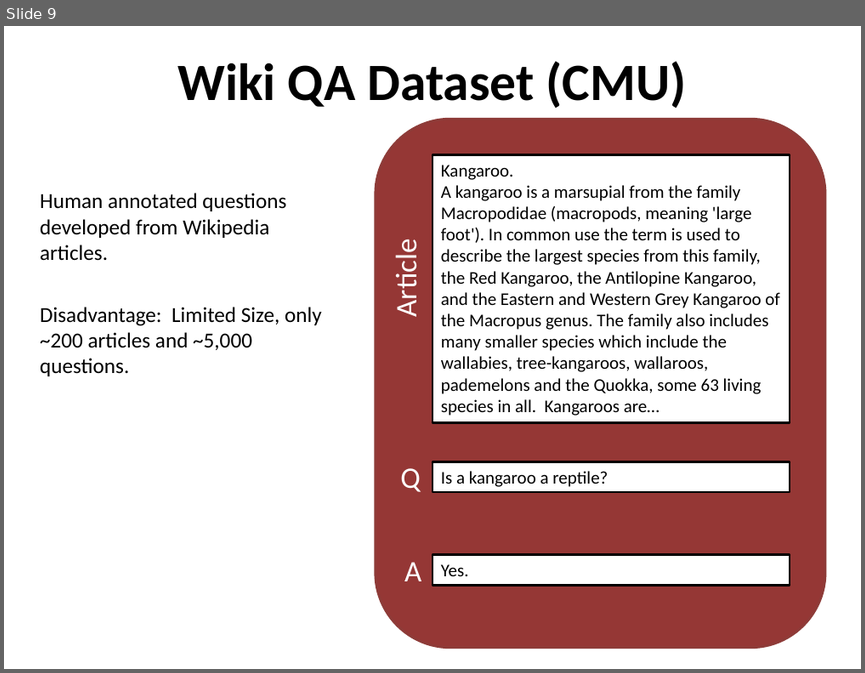
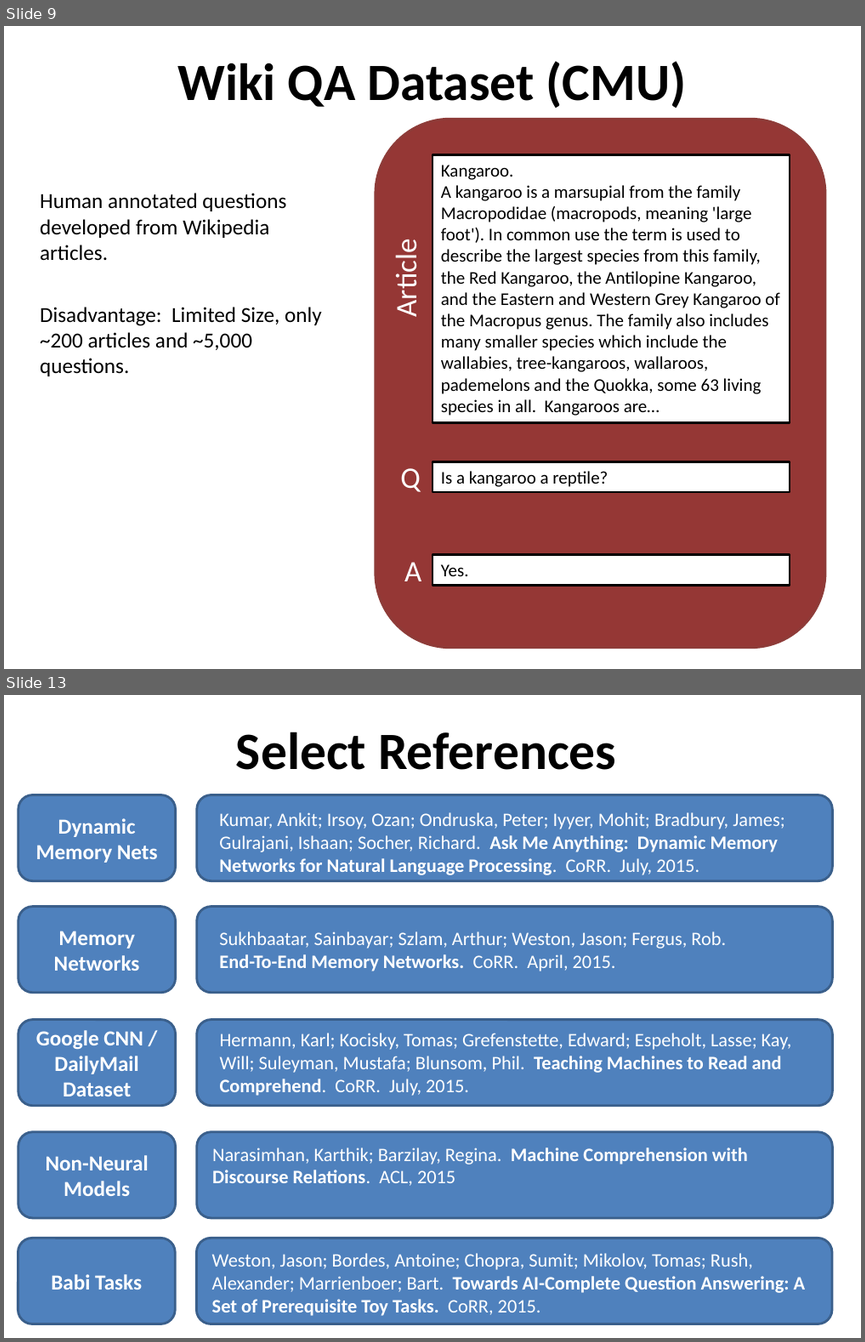
Before and after one commit to danstrawser/Nlp2Commands, a slide deck: Presentation/PresentationPPT.pptx. Shown one above the other, each under a label of ours: slide 9 before the commit, slides 9 and 13 after it; the slides between them are not shown. The pictures are 865x673 and 865x1342 pixels, drawn with LibreOffice and Linux fonts; fonts in the diff are those of the drawing. Boxes give left, top, right and bottom in pixels: in the first picture for what was removed or moved away, otherwise in the second. Text is boxed around its words. In the diff, an @@ line names an element or a change of style, - is before the commit and + after.

```diff
--- a/Presentation/PresentationPPT.pptx
+++ b/Presentation/PresentationPPT.pptx
@@ slide 13 added at box(4, 695, 861, 1338), background #FFFFFF @@
@@ title added at box(236, 732, 616, 770), 44 pt, text #000000, bold @@
+Select References
@@ rounded rectangle added at box(18, 795, 176, 881), fill #4F81BD, outline #3A5F8C 2 pt, 18 pt, text #FFFFFF, bold @@
+Dynamic Memory Nets
@@ rounded rectangle added at box(197, 795, 833, 881), fill #4F81BD, outline #3A5F8C 2 pt @@
@@ text added at box(219, 812, 784, 875), 16 pt, text #FFFFFF @@
+Kumar, Ankit; Irsoy, Ozan; Ondruska, Peter; Iyyer, Mohit; Bradbury, James; Gulrajani, Ishaan; Socher, Richard. Ask Me Anything: Dynamic Memory Networks for Natural Language Processing. CoRR. July, 2015.
@@ rounded rectangle added at box(18, 907, 176, 993), fill #4F81BD, outline #3A5F8C 2 pt, 18 pt, text #FFFFFF, bold @@
+Memory Networks
@@ rounded rectangle added at box(197, 907, 833, 993), fill #4F81BD, outline #3A5F8C 2 pt @@
@@ text added at box(219, 931, 726, 971), 16 pt, text #FFFFFF @@
+Sukhbaatar, Sainbayar; Szlam, Arthur; Weston, Jason; Fergus, Rob. End-To-End Memory Networks. CoRR. April, 2015.
@@ rounded rectangle added at box(18, 1020, 176, 1106), fill #4F81BD, outline #3A5F8C 2 pt, 18 pt, text #FFFFFF, bold @@
+Google CNN / DailyMail Dataset
@@ rounded rectangle added at box(197, 1020, 833, 1106), fill #4F81BD, outline #3A5F8C 2 pt @@
@@ text added at box(220, 1032, 792, 1095), 16 pt, text #FFFFFF @@
+Hermann, Karl; Kocisky, Tomas; Grefenstette, Edward; Espeholt, Lasse; Kay, Will; Suleyman, Mustafa; Blunsom, Phil. Teaching Machines to Read and Comprehend. CoRR. July, 2015.
@@ rounded rectangle added at box(18, 1132, 176, 1218), fill #4F81BD, outline #3A5F8C 2 pt, 18 pt, text #FFFFFF, bold @@
+Non-Neural Models
@@ rounded rectangle added at box(197, 1132, 833, 1218), fill #4F81BD, outline #3A5F8C 2 pt @@
@@ text added at box(212, 1147, 748, 1185), 16 pt, text #FFFFFF @@
+Narasimhan, Karthik; Barzilay, Regina. Machine Comprehension with Discourse Relations. ACL, 2015
@@ rounded rectangle added at box(18, 1237, 175, 1323), fill #4F81BD, outline #3A5F8C 2 pt, 18 pt, text #FFFFFF, bold @@
+Babi Tasks
@@ rounded rectangle added at box(197, 1237, 833, 1323), fill #4F81BD, outline #3A5F8C 2 pt @@
@@ text added at box(212, 1253, 806, 1315), 16 pt, text #FFFFFF @@
+Weston, Jason; Bordes, Antoine; Chopra, Sumit; Mikolov, Tomas; Rush, Alexander; Marrienboer; Bart. Towards AI-Complete Question Answering: A Set of Prerequisite Toy Tasks. CoRR, 2015.
```
Also in this commit, not shown: 7 slides changed, 3 other slides added, 2 slides removed, 3 other files.
